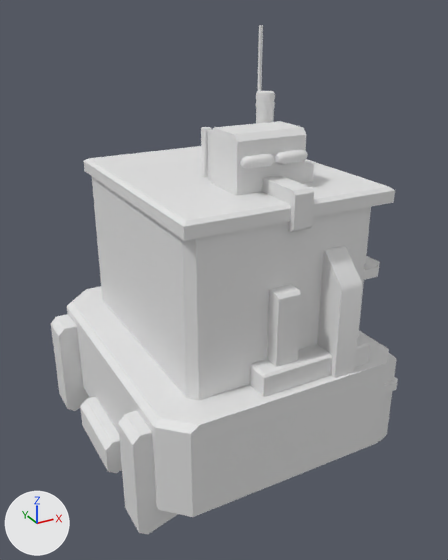
Renders of the OBJ model cosmodrone/assets/station-parts/building_1.obj from each side of a commit.
Before and after are seen from a 50 mm lens placed at (-1.72, -3.08, 1.83), pointed at (-0.08, -0.1, 0.34). Lighting does not change. The marker at lower left points along +X, +Y and +Z. Where no turn or scale is listed for an object, it has been applied to the vertices.

Names of what the first picture shows: 'Building_1_Cube.194'.
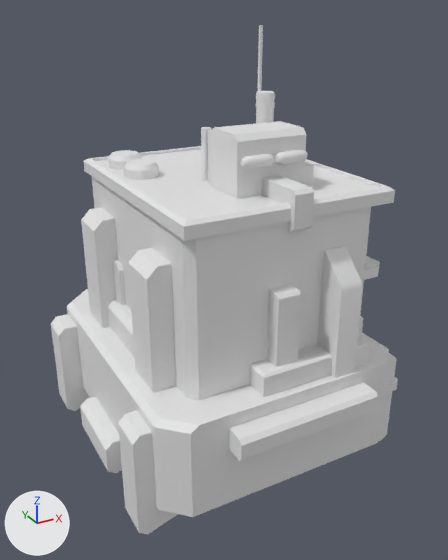
Boxes (x1, y1, x2, y2) around the edits, measured in the pictures (448 x 560 px):
part 1 of me_building_1_cube_194, built on
    before: (88, 146, 389, 221)
    after: (81, 146, 389, 461)

The change, as a diff of the scene's bpy script:
```diff
--- a/cosmodrone/assets/station-parts/building_1.obj.py
+++ b/cosmodrone/assets/station-parts/building_1.obj.py
@@ me_building_1_cube_194 @@
 # used by ob_building_1_cube_194; location = (0.0, 0.0, 0.0)
-me_building_1_cube_194.from_pydata(...)  # 815 vertices, 1498 faces; spans x -0.95..0.8, y -0.88..0.96, z -0.72..1.74
+me_building_1_cube_194.from_pydata(...)  # 995 vertices, 1822 faces; spans x -0.95..0.8, y -1.01..0.96, z -0.72..1.74
+# me_building_1_cube_194 part 1
+# 2 faces are deleted
+# 110 vertices are added at x -0.73..0.74, y -1.01..0.69, z -0.31..1.03
+# 32 new vertices lie (0.0, 0.0, 0.06) away from vertices in x -0.54..-0.34, y 0.12..0.58, z 0.94
+# 12 new vertices lie (0.0, 0.07, 0.0) away from vertices in x 0.21..0.74, y -0.43..-0.31, z -0.31..0.06
+# 10 new vertices lie (0.0, 0.24, 0.0) away from vertices in x -0.73..-0.1, y -0.52..0.28, z -0.05..0.7
+# 6 new vertices lie (0.85, 0.0, 0.0) away from vertices in x -0.48, y -1.01..-0.33, z -0.2..-0.07
+# 5 new vertices lie (0.34, 0.0, 0.0) away from vertices in x -0.63, y 0.18..0.39, z 0.1..0.44
+# 5 new vertices lie (0.0, 0.68, 0.0) away from vertices in x -0.69..-0.12, y -0.34, z -0.03..0.18
+# 326 new faces join them
```
